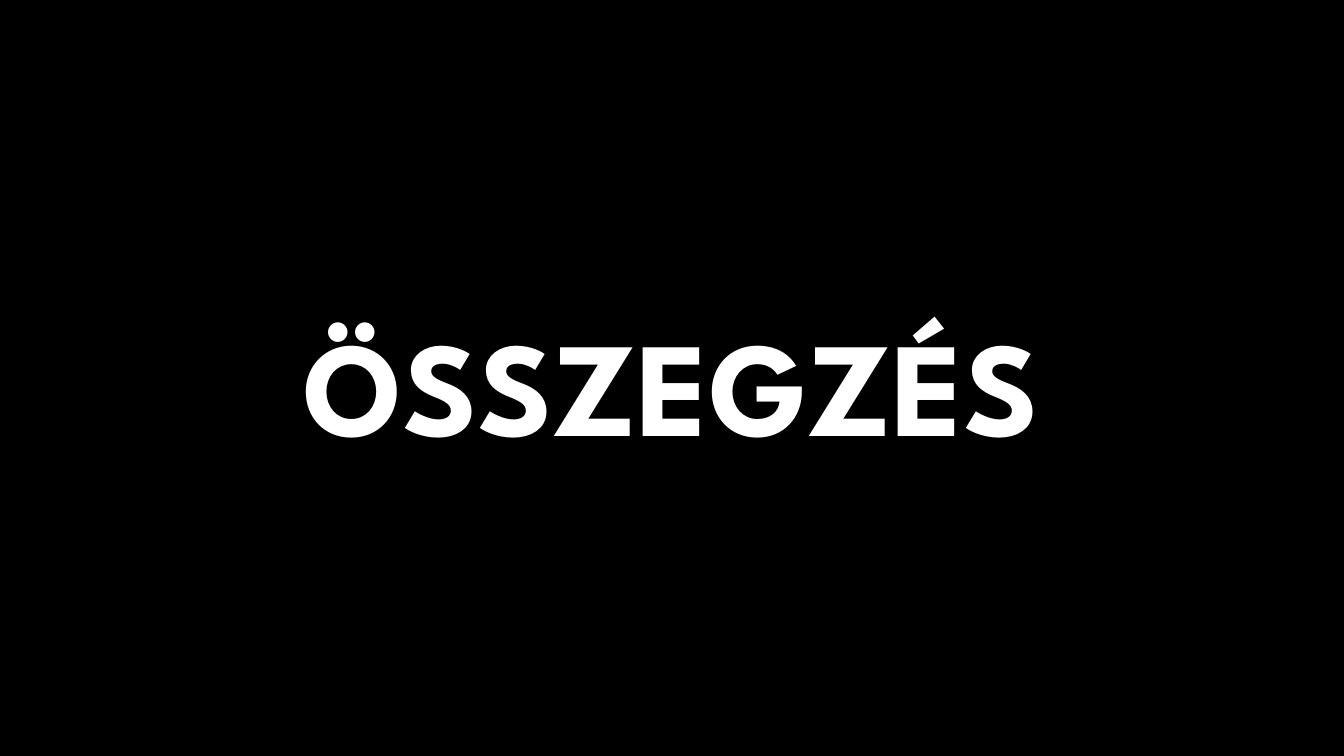
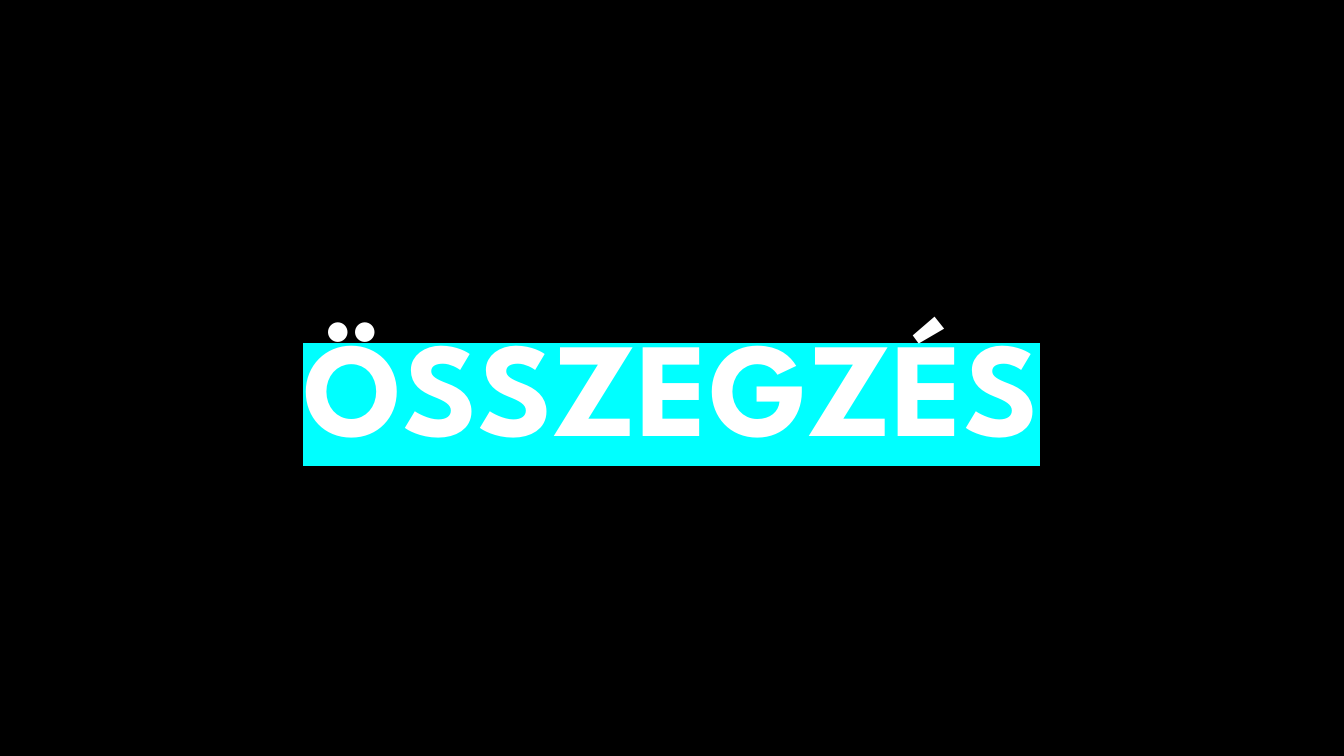
Before and after one commit to somogyib05/InterFaces, a slide deck: slide 9 of Projekt.pptx. Drawn at 1344x756 pixels with LibreOffice and Linux fonts; fonts in the diff are those of the drawing; background and template pictures are left out. Boxes give left, top, right and bottom in pixels: in the first picture for what was removed or moved away, otherwise in the second. Text is boxed around its words. In the diff, an @@ line names an element or a change of style, - is before the commit and + after.

```diff
--- a/Projekt.pptx
+++ b/Projekt.pptx
@@ title "ÖSSZEGZÉS" at [303,302,1039,476]: highlight none to #00FFFF @@
```
Also in this commit, not shown: 4 other slides changed.
